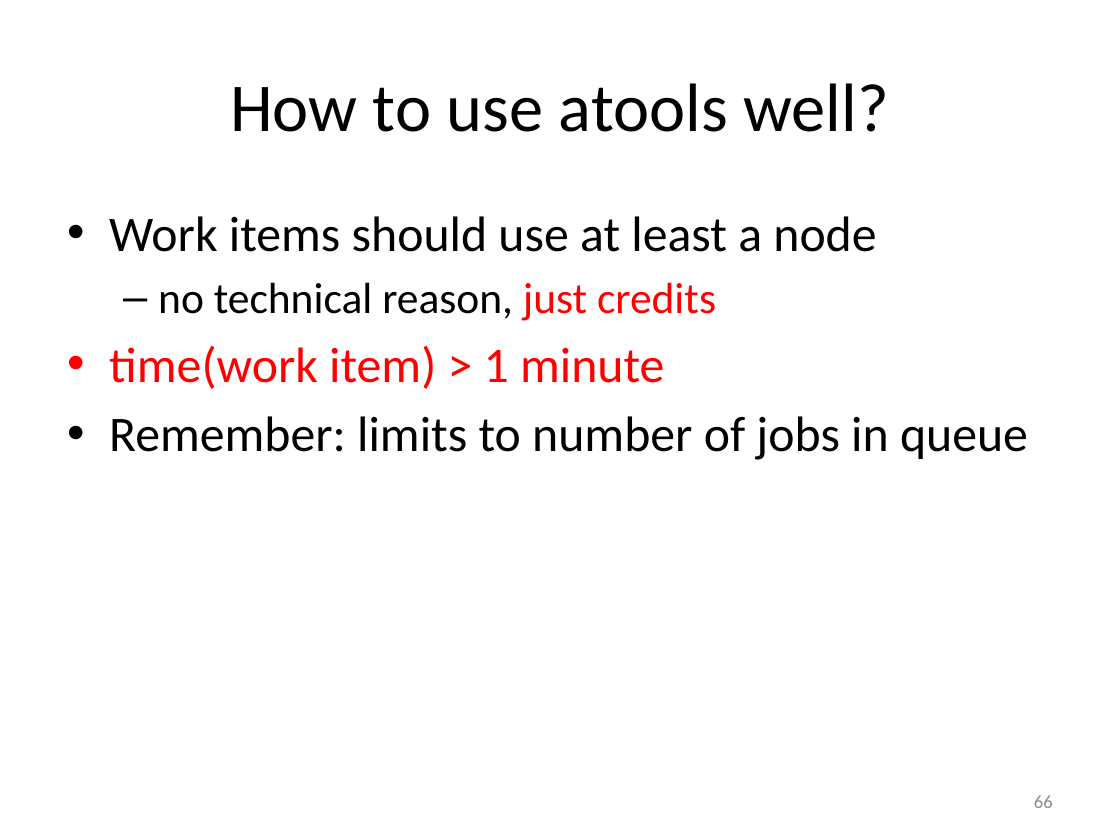
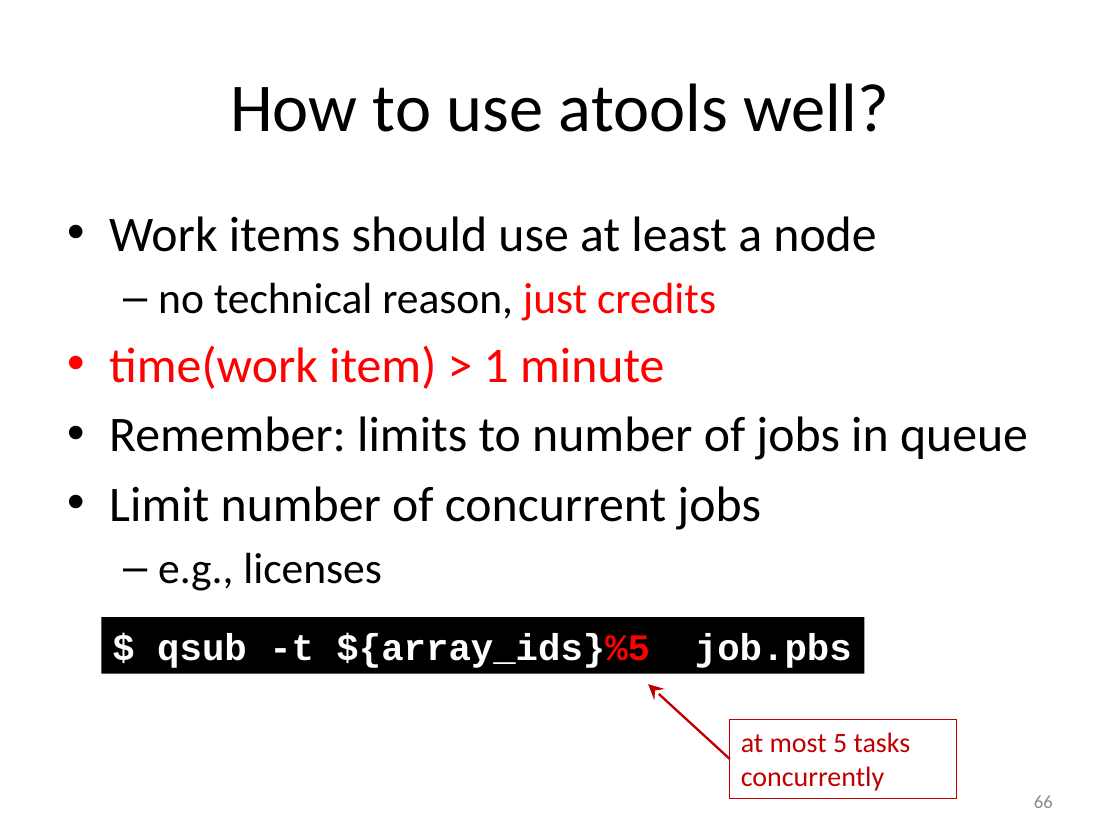
Before and after one commit to gjbex/training-material, a slide deck: slide 66 of Misc/worker_atools.pptx. Drawn at 1120x840 pixels with LibreOffice and Linux fonts; fonts in the diff are those of the drawing. Boxes give left, top, right and bottom in pixels: in the first picture for what was removed or moved away, otherwise in the second. Text is boxed around its words. In the diff, an @@ line names an element or a change of style, - is before the commit and + after.

Commit message:
Add remark on limiting concurrent array jobs

```diff
--- a/Misc/worker_atools.pptx
+++ b/Misc/worker_atools.pptx
@@ text at bbox=[109, 486, 761, 591]: paragraphs added @@
+• Limit number of concurrent jobs
+  – e.g., licenses
@@ rectangle added at bbox=[102, 617, 865, 673], fill #000000, 24 pt, text #FFFFFF, bold @@
+$ qsub -t ${array_ids}%5 job.pbs
@@ arrow added from (730, 759) to (648, 684), #C00000 1.5 pt @@
@@ rectangle added at bbox=[730, 719, 958, 799], outline #C00000 0.75 pt, 18 pt, text #C00000 @@
+at most 5 tasks concurrently
```
Also in this commit, not shown: 1 other slide changed.
